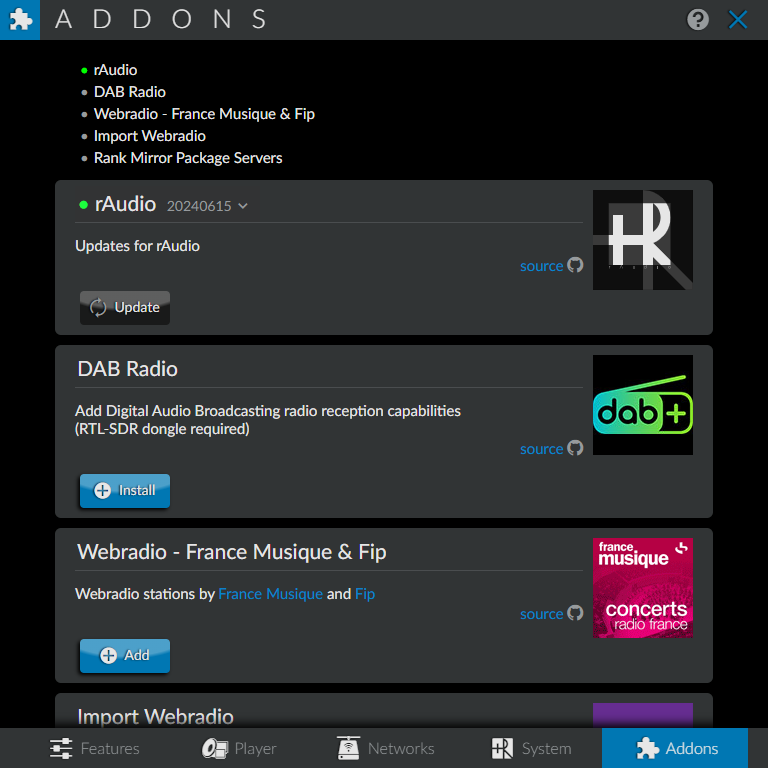
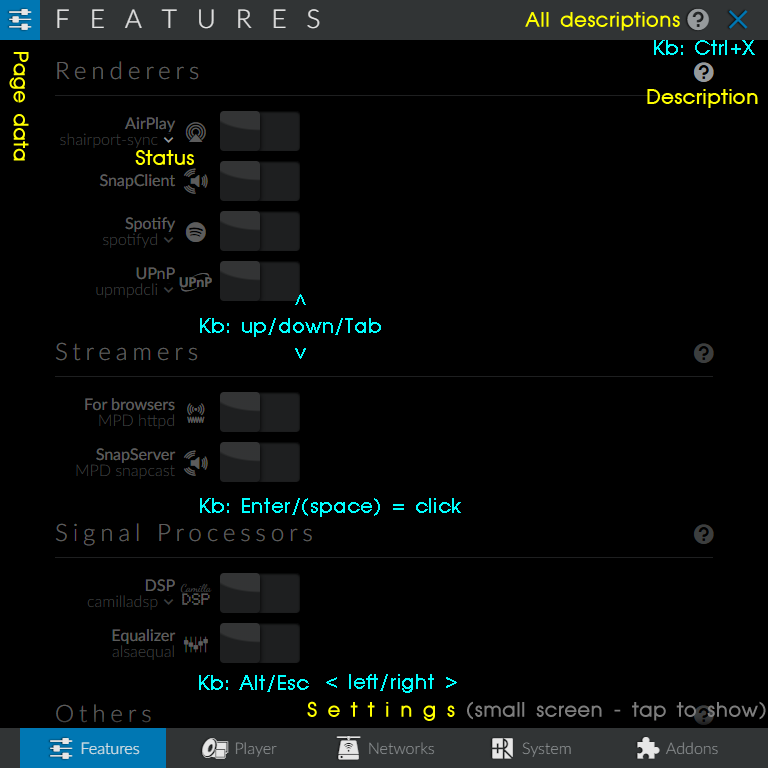
Before/after of a w=768, h=768 layered artwork. What changed in the layer stack:
hid "59" over 6, 6, 766, 768
added layer "Kb: Enter/(space) = click" above "Page data" over 199, 40, 755, 693
renamed "text" to "Page data", showed it, painted on it over 9, 12, 766, 721
showed "mask", blend screen → normal over 9, 40, 766, 728
showed "49" over 6, 6, 766, 768
